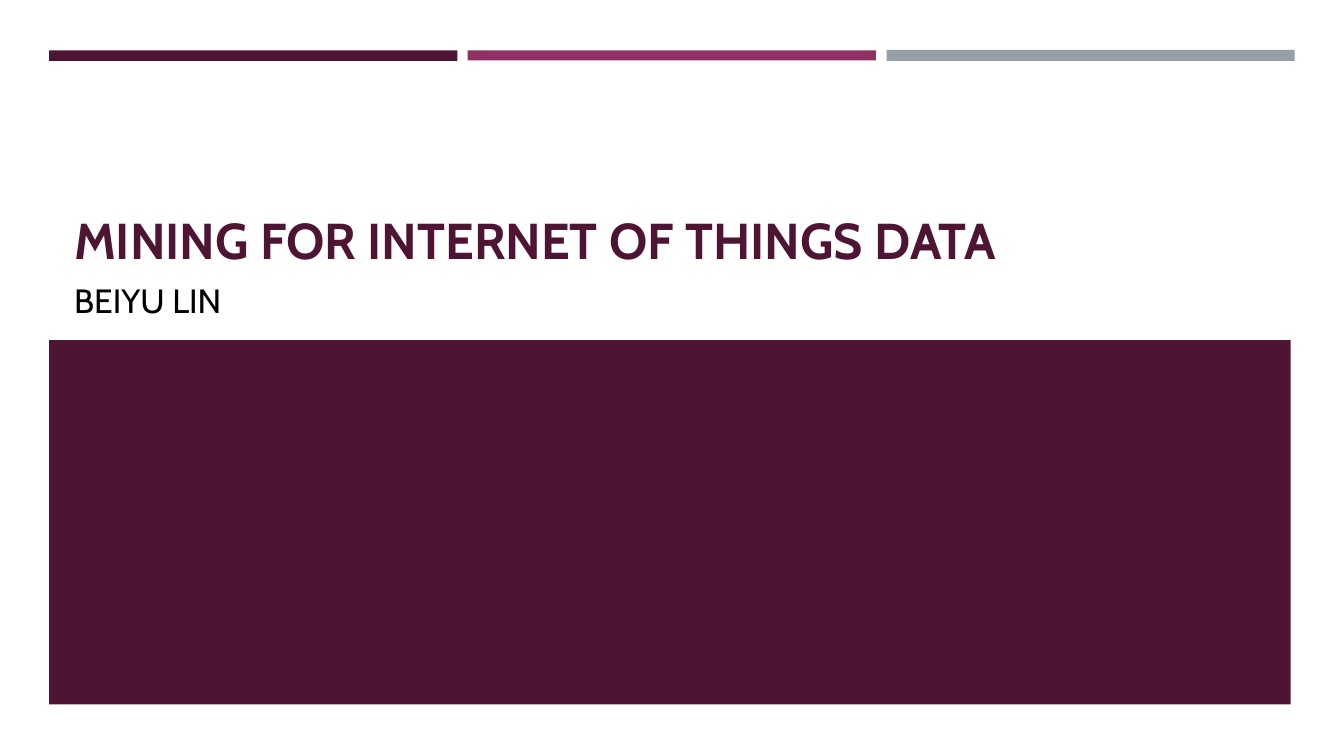
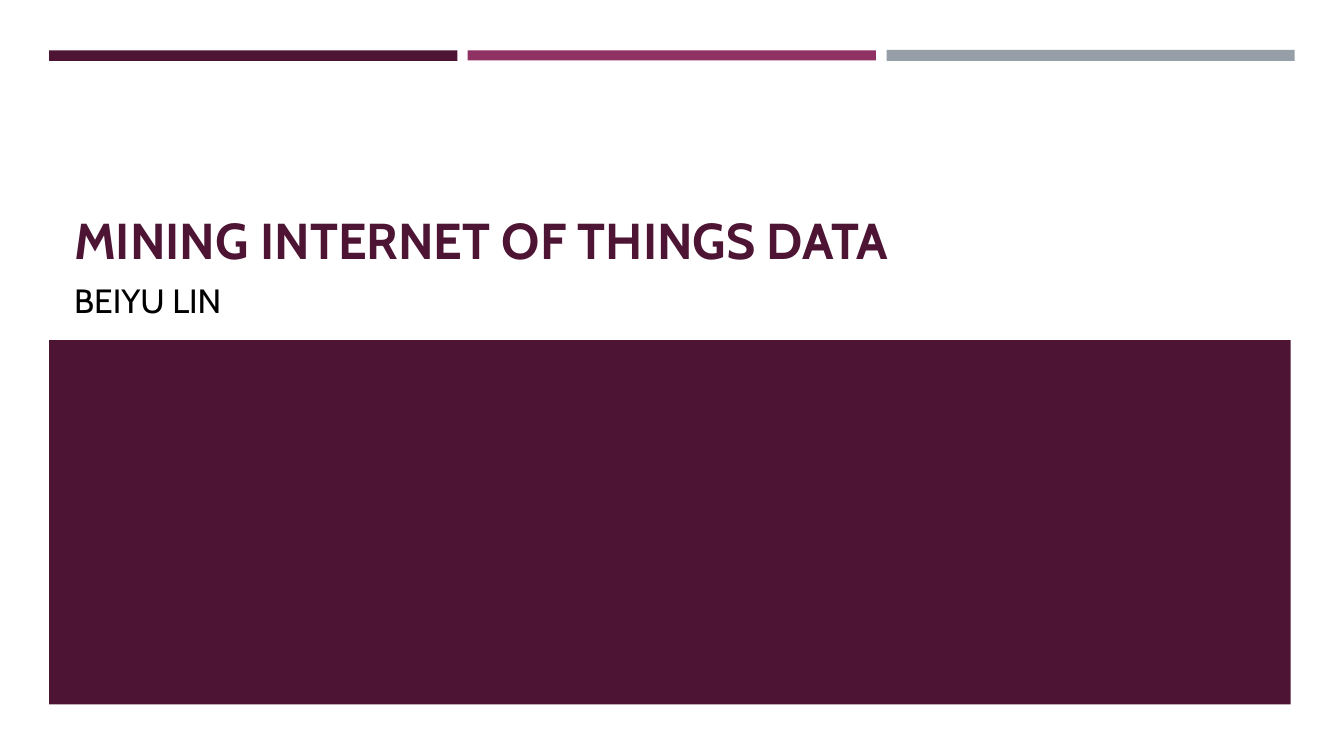
Before and after one commit to BeiyuLinCS/beiyulin.github.io, a slide deck: slide 1 of teach/fall_21/slides/ds_1.pptx. Drawn at 1344x756 pixels with LibreOffice and Linux fonts; fonts in the diff are those of the drawing. Boxes give left, top, right and bottom in pixels: in the first picture for what was removed or moved away, otherwise in the second. Text is boxed around its words. In the diff, an @@ line names an element or a change of style, - is before the commit and + after.

```diff
--- a/teach/fall_21/slides/ds_1.pptx
+++ b/teach/fall_21/slides/ds_1.pptx
@@ title at box(74, 223, 888, 260): text changed @@
-MINING FOR INTERNET OF THINGS DATA
+MINING INTERNET OF THINGS DATA
```
Also in this commit, not shown: 2 other slides changed, 4 slides added, 16 slides removed, 7 other files.
